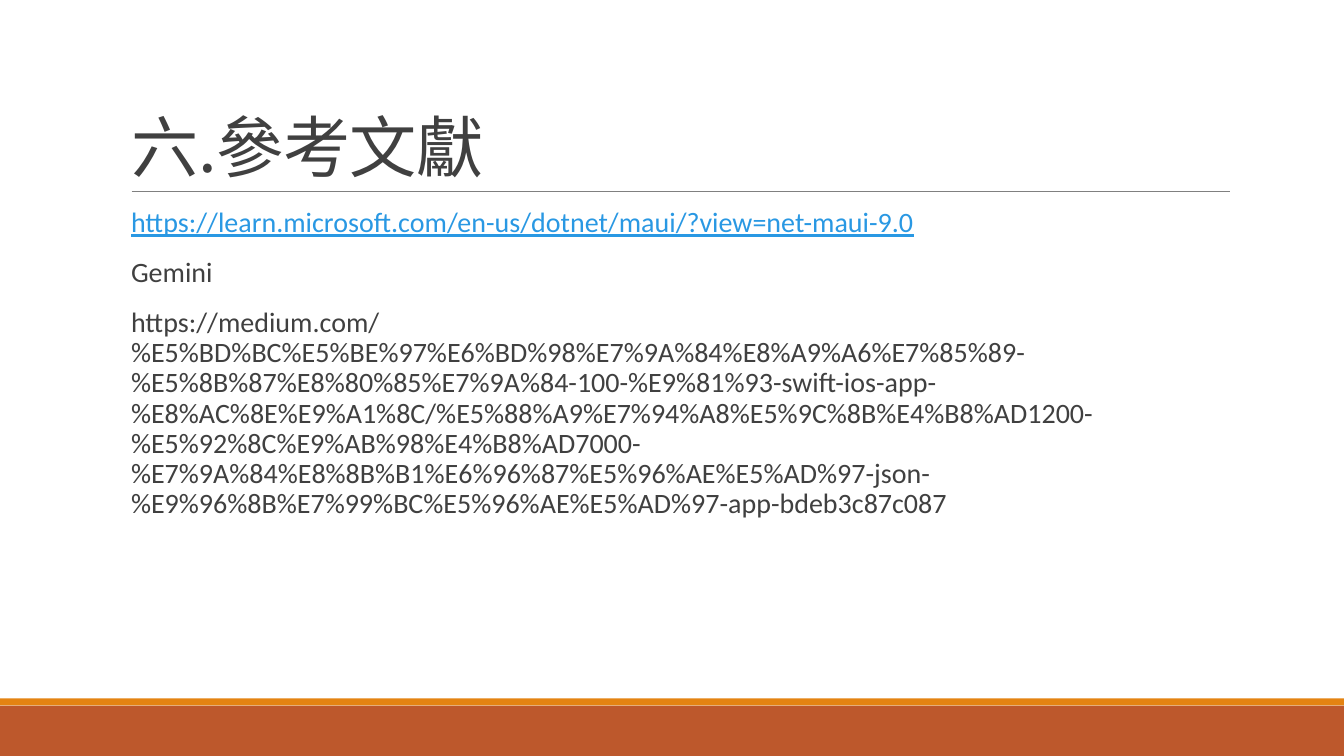
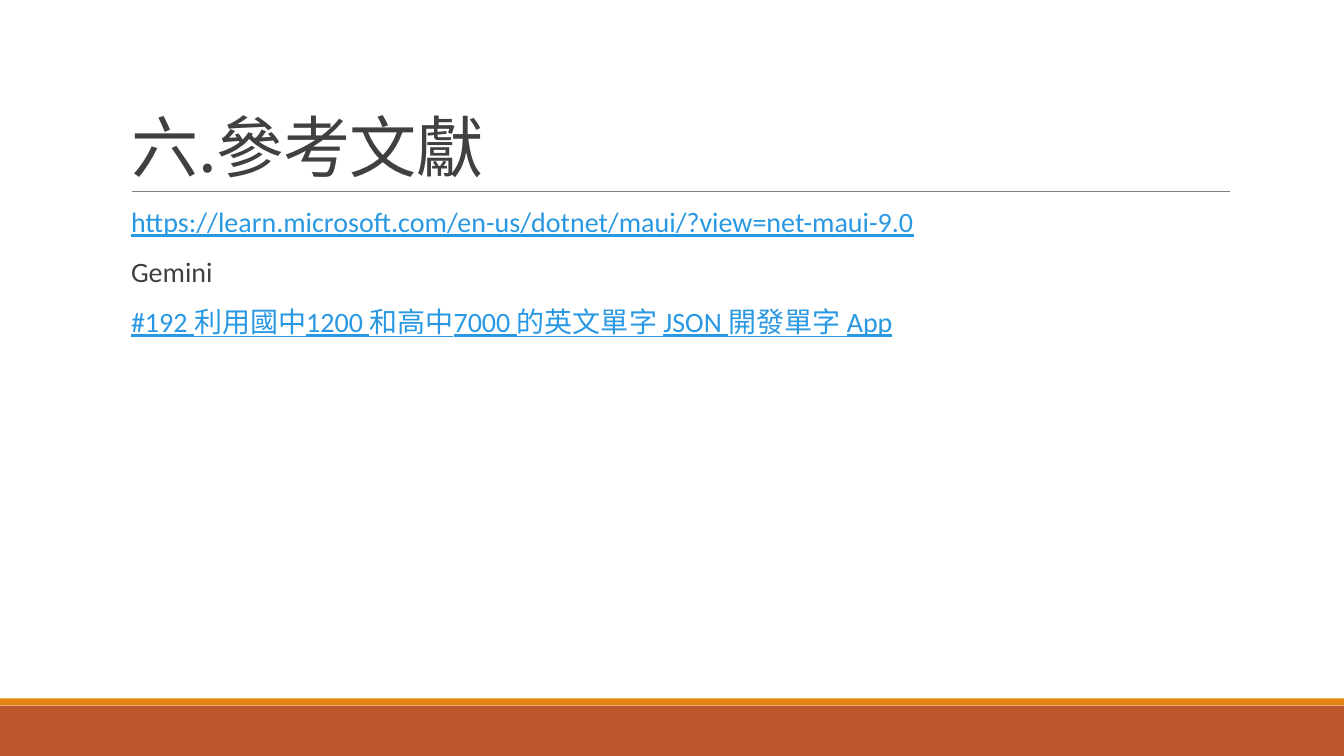
Before and after one commit to w840306w/C-_Project, a slide deck: slide 15 of 英文單字書app.pptx. Drawn at 1344x756 pixels with LibreOffice and Linux fonts; fonts in the diff are those of the drawing. Boxes give left, top, right and bottom in pixels: in the first picture for what was removed or moved away, otherwise in the second. Text is boxed around its words. In the diff, an @@ line names an element or a change of style, - is before the commit and + after.

```diff
--- a/英文單字書app.pptx
+++ b/英文單字書app.pptx
@@ text at (131, 308, 893, 337): text changed; text colour #404040 to #2998E3 @@
-  https://medium.com/%E5%BD%BC%E5%BE%97%E6%BD%98%E7%9A%84%E8%A9%A6%E7%85%89-%E5%8B%87%E8%80%85%E7%9A%84-100-%E9%81%93-swift-ios-app-%E8%AC%8E%E9%A1%8C/%E5%88%A9%E7%94%A8%E5%9C%8B%E4%B8%AD1200-%E5%92%8C%E9%AB%98%E4%B8%AD7000-%E7%9A%84%E8%8B%B1%E6%96%87%E5%96%AE%E5%AD%97-json-%E9%96%8B%E7%99%BC%E5%96%AE%E5%AD%97-app-bdeb3c87c087
+  #192 利用國中1200 和高中7000 的英文單字 JSON 開發單字 App
```
Also in this commit, not shown: 1 other slide changed, 1 other file.
